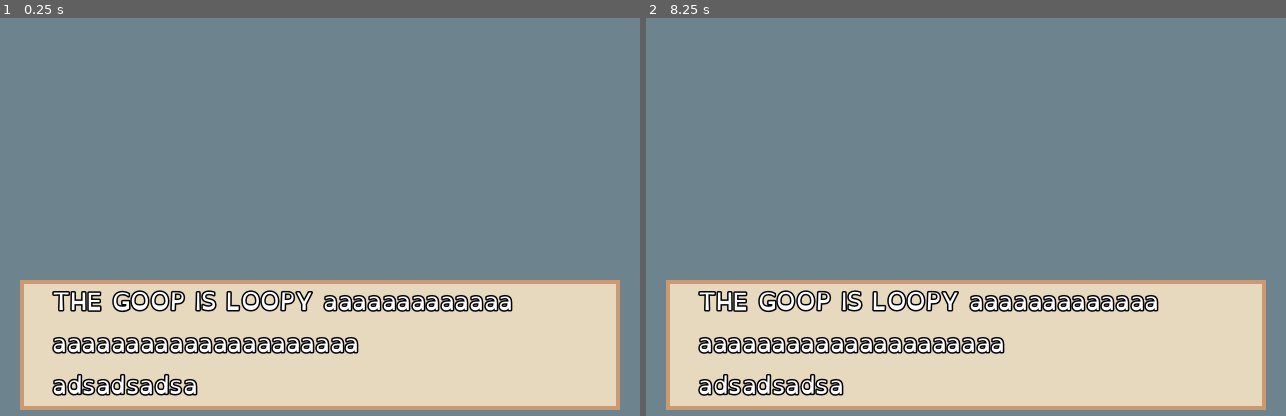
Above: before the commit, frames 1-2 (left to right).
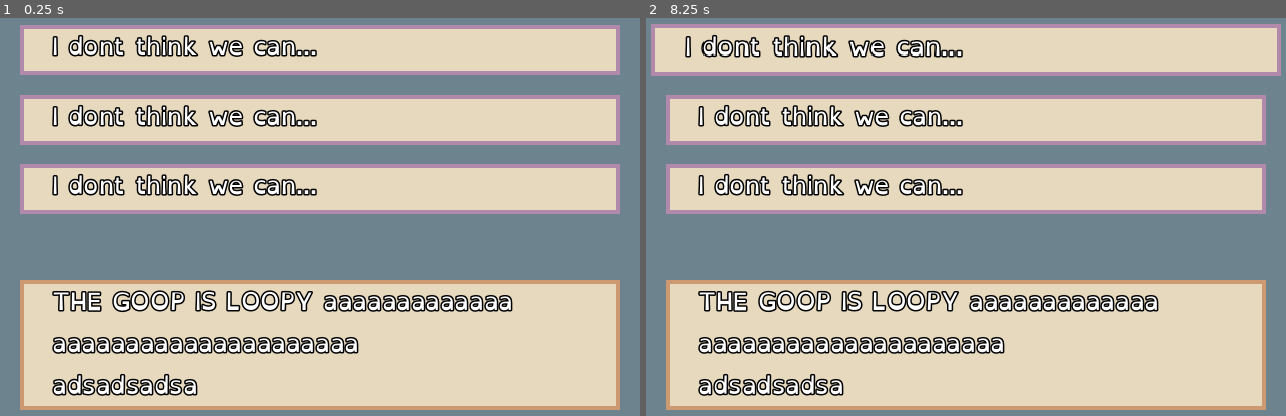
Above: after the commit, the same moments.

Repository: Birdboys/returningMolly
Game: Godot game, scene res://Scenes/inventory_ui.tscn
The game is run twice, just before and just after one commit, with the same random seed, the same clock (stepped at 60 frames per second) and the same inputs.
Inputs (mouse positions are in pixels of both pictures, inside the frame that each line leads up to):
- Up to frame 1 (0.25 s): no input
- Up to frame 2 (8.25 s): click "dasdas" at 0.5 s; click "clear" at 1.25 s; click "dasdas" at 2 s; click "clear" at 2.75 s; click "dasdas" at 3.5 s; click "clear" at 4.25 s; tap Enter at 5, 6.5, 8 s; move the mouse to (934, 284) at 5.02 s; tap Space at 5.75, 7.25 s; move the mouse to (1158, 260) at 5.77 s; move the mouse to (774, 117) at 6.52 s; move the mouse to (998, 189) at 7.27 s; move the mouse to (870, 69) at 8.02 s

The runs differ from the first frame. In frame 1, 35% of the frame differs, in the area x 3-97%, y 1-50%; in frame 2, 36%, in the area x 0-100%, y 1-50%.

Commit message:
commit before resizing

Diff:
--- a/Scenes/inventory_ui.tscn
+++ b/Scenes/inventory_ui.tscn
@@ -1,10 +1,11 @@
-[gd_scene load_steps=18 format=3 uid="uid://b2mk31dn4nxh0"]
+[gd_scene load_steps=20 format=3 uid="uid://b2mk31dn4nxh0"]
 
 [ext_resource type="Script" path="res://Scripts/inventory_ui.gd" id="1_hl5yw"]
 [ext_resource type="Texture2D" uid="uid://dx0d3tvc41avf" path="res://Assets/temp_tabs1.png" id="2_iyyu0"]
 [ext_resource type="Texture2D" uid="uid://bet5506mokgid" path="res://Assets/temp_tabs2.png" id="3_ck2ib"]
 [ext_resource type="Texture2D" uid="uid://dv4l0x14eroij" path="res://Assets/temp_tabs3.png" id="4_2yfa3"]
 [ext_resource type="Script" path="res://Scripts/inventoryTabs.gd" id="5_hye5u"]
+[ext_resource type="Script" path="res://Scripts/textChoice.gd" id="6_uxvfv"]
 
 [sub_resource type="StyleBoxFlat" id="StyleBoxFlat_1cikh"]
 bg_color = Color(0.839216, 0.780392, 0.639216, 1)
@@ -178,6 +179,14 @@
 border_width_bottom = 4
 border_color = Color(0.8, 0.6, 0.439216, 1)
 
+[sub_resource type="StyleBoxFlat" id="StyleBoxFlat_y8b5y"]
+bg_color = Color(0.901961, 0.85098, 0.741176, 1)
+border_width_left = 4
+border_width_top = 4
+border_width_right = 4
+border_width_bottom = 4
+border_color = Color(0.690196, 0.537255, 0.670588, 1)
+
 [node name="Main" type="Control"]
 layout_mode = 3
 anchors_preset = 15
@@ -207,6 +216,7 @@
 anchor_bottom = 1.0
 grow_horizontal = 2
 grow_vertical = 2
+mouse_filter = 2
 color = Color(0.901961, 0.85098, 0.741176, 1)
 
 [node name="inventoryPanel" type="Panel" parent="inventoryUI"]
@@ -248,7 +258,7 @@
 anchors_preset = 15
 anchor_right = 1.0
 anchor_bottom = 1.0
-offset_left = 400.0
+offset_left = 20.0
 offset_top = 20.0
 offset_right = -20.0
 offset_bottom = -20.0
@@ -363,6 +373,7 @@
 anchor_bottom = 1.0
 grow_horizontal = 2
 grow_vertical = 2
+mouse_filter = 2
 
 [node name="background" type="ColorRect" parent="convoUI"]
 layout_mode = 1
@@ -371,6 +382,7 @@
 anchor_bottom = 1.0
 grow_horizontal = 2
 grow_vertical = 2
+mouse_filter = 2
 color = Color(0.427451, 0.513726, 0.556863, 1)
 
 [node name="textPanel" type="Panel" parent="convoUI"]
@@ -384,6 +396,7 @@
 offset_bottom = -20.0
 grow_horizontal = 2
 grow_vertical = 2
+mouse_filter = 1
 theme_override_styles/panel = SubResource("StyleBoxFlat_l66ot")
 
 [node name="textPanelMargin" type="MarginContainer" parent="convoUI/textPanel"]
@@ -399,6 +412,7 @@
 [node name="textPanelText" type="RichTextLabel" parent="convoUI/textPanel/textPanelMargin"]
 clip_contents = false
 layout_mode = 2
+mouse_filter = 1
 theme_override_colors/font_outline_color = Color(0, 0, 0, 1)
 theme_override_constants/outline_size = 6
 theme_override_font_sizes/normal_font_size = 24
@@ -407,6 +421,115 @@
 adsadsadsa"
 scroll_active = false
 
+[node name="textPanel2" type="Panel" parent="convoUI"]
+layout_mode = 1
+anchors_preset = 15
+anchor_right = 1.0
+anchor_bottom = 1.0
+offset_left = 20.0
+offset_top = 75.0
+offset_right = -20.0
+offset_bottom = -355.0
+grow_horizontal = 2
+grow_vertical = 2
+pivot_offset = Vector2(300, 25)
+mouse_filter = 1
+theme_override_styles/panel = SubResource("StyleBoxFlat_y8b5y")
+script = ExtResource("6_uxvfv")
+
+[node name="textPanelMargin" type="MarginContainer" parent="convoUI/textPanel2"]
+layout_mode = 1
+anchors_preset = 15
+anchor_right = 1.0
+anchor_bottom = 1.0
+grow_horizontal = 2
+grow_vertical = 2
+theme_override_constants/margin_left = 32
+theme_override_constants/margin_right = 32
+
+[node name="textPanelText" type="RichTextLabel" parent="convoUI/textPanel2/textPanelMargin"]
+clip_contents = false
+layout_mode = 2
+mouse_filter = 1
+theme_override_colors/font_outline_color = Color(0, 0, 0, 1)
+theme_override_constants/outline_size = 6
+theme_override_font_sizes/normal_font_size = 24
+bbcode_enabled = true
+text = "I dont think we can..."
+scroll_active = false
+
+[node name="textPanel3" type="Panel" parent="convoUI"]
+layout_mode = 1
+anchors_preset = 15
+anchor_right = 1.0
+anchor_bottom = 1.0
+offset_left = 20.0
+offset_top = 145.0
+offset_right = -20.0
+offset_bottom = -285.0
+grow_horizontal = 2
+grow_vertical = 2
+mouse_filter = 1
+theme_override_styles/panel = SubResource("StyleBoxFlat_y8b5y")
+
+[node name="textPanelMargin" type="MarginContainer" parent="convoUI/textPanel3"]
+layout_mode = 1
+anchors_preset = 15
+anchor_right = 1.0
+anchor_bottom = 1.0
+grow_horizontal = 2
+grow_vertical = 2
+theme_override_constants/margin_left = 32
+theme_override_constants/margin_right = 32
+
+[node name="textPanelText" type="RichTextLabel" parent="convoUI/textPanel3/textPanelMargin"]
+clip_contents = false
+layout_mode = 2
+mouse_filter = 1
+theme_override_colors/font_outline_color = Color(0, 0, 0, 1)
+theme_override_constants/outline_size = 6
+theme_override_font_sizes/normal_font_size = 24
+bbcode_enabled = true
+text = "I dont think we can..."
+scroll_active = false
+
+[node name="textPanel4" type="Panel" parent="convoUI"]
+layout_mode = 1
+anchors_preset = 15
+anchor_right = 1.0
+anchor_bottom = 1.0
+offset_left = 20.0
+offset_top = 214.0
+offset_right = -20.0
+offset_bottom = -216.0
+grow_horizontal = 2
+grow_vertical = 2
+mouse_filter = 1
+mouse_force_pass_scroll_events = false
+theme_override_styles/panel = SubResource("StyleBoxFlat_y8b5y")
+
+[node name="textPanelMargin" type="MarginContainer" parent="convoUI/textPanel4"]
+layout_mode = 1
+anchors_preset = 15
+anchor_right = 1.0
+anchor_bottom = 1.0
+grow_horizontal = 2
+grow_vertical = 2
+theme_override_constants/margin_left = 32
+theme_override_constants/margin_right = 32
+
+[node name="textPanelText" type="RichTextLabel" parent="convoUI/textPanel4/textPanelMargin"]
+clip_contents = false
+layout_mode = 2
+theme_override_colors/font_outline_color = Color(0, 0, 0, 1)
+theme_override_constants/outline_size = 6
+theme_override_font_sizes/normal_font_size = 24
+bbcode_enabled = true
+text = "I dont think we can..."
+scroll_active = false
+
 [connection signal="pressed" from="inventoryUI/infoPanel/infoVbox/groundItemsScroll/Button" to="inventoryUI" method="_on_button_pressed"]
 [connection signal="pressed" from="inventoryUI/infoPanel/infoVbox/groundItemsScroll/Clear" to="inventoryUI" method="_on_clear_pressed"]
 [connection signal="tab_selected" from="inventoryUI/infoPanel/infoVbox/TabBar" to="inventoryUI" method="_on_tab_bar_tab_selected"]
+[connection signal="mouse_entered" from="convoUI/textPanel2" to="convoUI/textPanel2" method="_on_mouse_entered"]
+[connection signal="mouse_exited" from="convoUI/textPanel2" to="convoUI/textPanel2" method="_on_mouse_exited"]
--- /dev/null
+++ b/Scripts/textChoice.gd
@@ -0,0 +1,18 @@
+extends Panel
+
+
+# Called when the node enters the scene tree for the first time.
+func _ready():
+	pass # Replace with function body.
+
+
+# Called every frame. 'delta' is the elapsed time since the previous frame.
+func _process(delta):
+	pass
+
+func _on_mouse_entered():
+	print("entered text box")
+	scale = Vector2(1.05,1.05)
+func _on_mouse_exited():
+	print("exited text box")
+	scale = Vector2(1.,1.)
